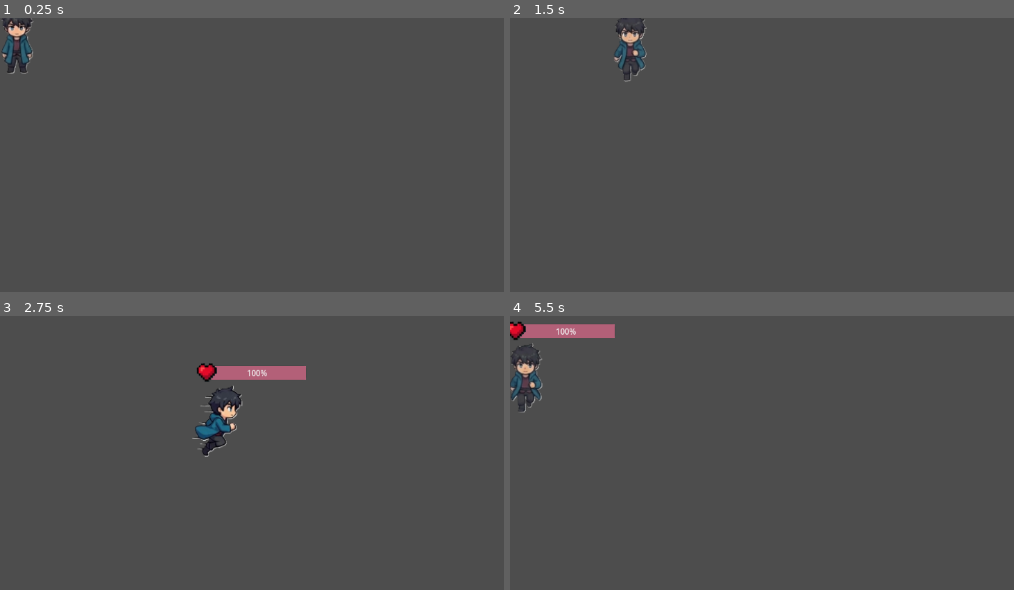
Above: before the commit, frames 1-4 (two rows, left to right).
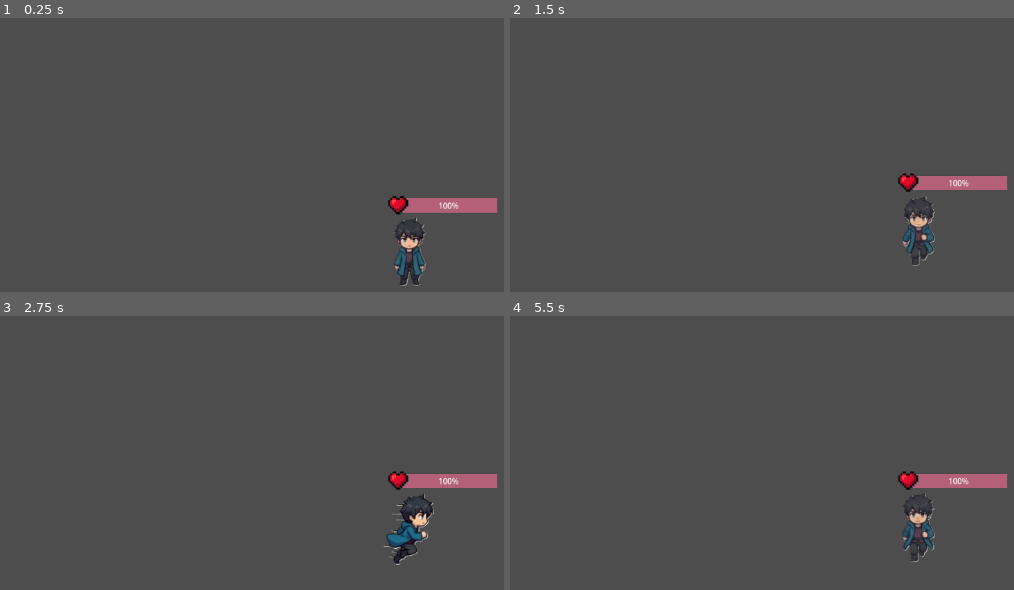
Above: after the commit, the same moments.

Repository: Fiona361123/Survive-till-Last
Game: Godot game, scene res://Character/Player.tscn
Same seed, same stepped clock (60 frames per second), same inputs: the game is played once before the commit and once after it.
Inputs:
- Up to frame 1 (0.25 s): no input
- Up to frame 2 (1.5 s): tap Enter (ui_accept) at 0.5, 0.77 s; hold Right (ui_right) 0.53-1.28 s; hold Down (ui_down) from 1.28 s (still down)
- Up to frame 3 (2.75 s): tap Enter (ui_accept) at 1.52 s; release Down (ui_down) at 2.03 s; hold Right (ui_right) from 2.03 s (still down)
- Up to frame 4 (5.5 s): release Right (ui_right) at 2.78 s; hold Up (ui_up) 2.78-3.53 s; tap Enter (ui_accept) at 3.02, 3.77, 4.52 s; hold Left (ui_left) 3.53-5.03 s; hold Down (ui_down) from 5.03 s (still down)

The runs differ from the first frame. In frame 1, 2.9% of the frame differs, in the area x 0-99%, y 0-98%; in frame 2, 2.6%; in frame 3, 4.4%, in the area x 38-99%, y 17-91%; in frame 4, 3.7%.

Commit message:
add camera and 8n-directional

Diff:
--- a/Character/Player.tscn
+++ b/Character/Player.tscn
@@ -28,6 +28,13 @@
 [ext_resource type="Texture2D" uid="uid://dlcr3rewg3asx" path="res://Character/Character Icon/run_up/Screenshot 2026-07-22 140902.png" id="17_62dke"]
 [ext_resource type="Texture2D" uid="uid://d80e2e1rhuxb" path="res://Character/Character Icon/run_down/Screenshot 2026-07-22 141312.png" id="17_ctys4"]
 [ext_resource type="Texture2D" uid="uid://dupicka8uniwp" path="res://Character/Character Icon/run_up/Screenshot 2026-07-22 140601.png" id="18_s8bqw"]
+[ext_resource type="Texture2D" uid="uid://qtoirn605jr0" path="res://Character/Character Icon/run_down_right/Screenshot 2026-07-27 200130.png" id="23_riku8"]
+[ext_resource type="Texture2D" uid="uid://bl4teghdvic0v" path="res://Character/Character Icon/run_down_right/Screenshot 2026-07-27 204934.png" id="24_gk0cx"]
+[ext_resource type="Texture2D" uid="uid://5c2usk82yimh" path="res://Character/Character Icon/run_down_right/Screenshot 2026-07-27 204940.png" id="25_riku8"]
+[ext_resource type="Texture2D" uid="uid://didhy0dsd3wcn" path="res://Character/Character Icon/run_up_right/Screenshot 2026-07-27 192057.png" id="28_lsi8d"]
+[ext_resource type="Texture2D" uid="uid://k6dj003jgiaw" path="res://Character/Character Icon/run_up_right/Screenshot 2026-07-27 192110.png" id="29_7pk00"]
+[ext_resource type="Texture2D" uid="uid://c735ren4un52j" path="res://Character/Character Icon/run_up_right/Screenshot 2026-07-27 192114.png" id="30_cfhnc"]
+[ext_resource type="Texture2D" uid="uid://cdyjbrtv4rjc8" path="res://Character/Character Icon/run_up_right/Screenshot 2026-07-27 192118.png" id="31_gk0cx"]
 
 [sub_resource type="SpriteFrames" id="SpriteFrames_y83ax"]
 animations = [{
@@ -175,6 +182,44 @@
 }, {
 "frames": [{
 "duration": 0.1,
+"texture": ExtResource("23_riku8")
+}, {
+"duration": 1.0,
+"texture": ExtResource("24_gk0cx")
+}, {
+"duration": 1.0,
+"texture": ExtResource("25_riku8")
+}, {
+"duration": 1.0,
+"texture": ExtResource("24_gk0cx")
+}, {
+"duration": 1.0,
+"texture": ExtResource("25_riku8")
+}, {
+"duration": 1.0,
+"texture": ExtResource("24_gk0cx")
+}, {
+"duration": 1.0,
+"texture": ExtResource("25_riku8")
+}, {
+"duration": 1.0,
+"texture": ExtResource("24_gk0cx")
+}, {
+"duration": 1.0,
+"texture": ExtResource("25_riku8")
+}, {
+"duration": 1.0,
+"texture": ExtResource("24_gk0cx")
+}, {
+"duration": 1.0,
+"texture": ExtResource("25_riku8")
+}],
+"loop": true,
+"name": &"run_down_right",
+"speed": 5.0
+}, {
+"frames": [{
+"duration": 0.1,
 "texture": ExtResource("14_i15ld")
 }, {
 "duration": 1.0,
@@ -191,6 +236,77 @@
 }],
 "loop": true,
 "name": &"run_up",
+"speed": 5.0
+}, {
+"frames": [{
+"duration": 0.1,
+"texture": ExtResource("28_lsi8d")
+}, {
+"duration": 0.1,
+"texture": ExtResource("29_7pk00")
+}, {
+"duration": 1.0,
+"texture": ExtResource("30_cfhnc")
+}, {
+"duration": 1.0,
+"texture": ExtResource("31_gk0cx")
+}, {
+"duration": 1.0,
+"texture": ExtResource("30_cfhnc")
+}, {
+"duration": 1.0,
+"texture": ExtResource("31_gk0cx")
+}, {
+"duration": 1.0,
+"texture": ExtResource("30_cfhnc")
+}, {
+"duration": 1.0,
+"texture": ExtResource("31_gk0cx")
+}, {
+"duration": 1.0,
+"texture": ExtResource("30_cfhnc")
+}, {
+"duration": 1.0,
+"texture": ExtResource("31_gk0cx")
+}, {
+"duration": 1.0,
+"texture": ExtResource("30_cfhnc")
+}, {
+"duration": 1.0,
+"texture": ExtResource("31_gk0cx")
+}, {
+"duration": 1.0,
+"texture": ExtResource("30_cfhnc")
+}, {
+"duration": 1.0,
+"texture": ExtResource("31_gk0cx")
+}, {
+"duration": 1.0,
+"texture": ExtResource("30_cfhnc")
+}, {
+"duration": 1.0,
+"texture": ExtResource("31_gk0cx")
+}, {
+"duration": 1.0,
+"texture": ExtResource("30_cfhnc")
+}, {
+"duration": 1.0,
+"texture": ExtResource("31_gk0cx")
+}, {
+"duration": 1.0,
+"texture": ExtResource("30_cfhnc")
+}, {
+"duration": 1.0,
+"texture": ExtResource("30_cfhnc")
+}, {
+"duration": 1.0,
+"texture": ExtResource("30_cfhnc")
+}, {
+"duration": 1.0,
+"texture": ExtResource("31_gk0cx")
+}],
+"loop": true,
+"name": &"run_up_right",
 "speed": 5.0
 }]
 
@@ -209,9 +325,9 @@
 position = Vector2(21.795774, 32.589016)
 scale = Vector2(1.028672, 1.0332345)
 sprite_frames = SubResource("SpriteFrames_y83ax")
-animation = &"jump_down"
-frame = 1
-frame_progress = 0.49580714
+animation = &"run_down_right"
+frame = 5
+frame_progress = 0.35769925
 
 [node name="HealthBarAnchor" type="Node2D" parent="AnimatedSprite2D" unique_id=311529649]
 position = Vector2(-11.147342, -15.006535)
@@ -245,3 +361,6 @@
 [node name="CollisionShape2D" type="CollisionShape2D" parent="." unique_id=503808022]
 position = Vector2(17.25, 23.75)
 shape = SubResource("RectangleShape2D_ly6k5")
+
+[node name="Camera2D" type="Camera2D" parent="." unique_id=2054210706]
+position = Vector2(10, 18)
--- a/Character/player.gd
+++ b/Character/player.gd
@@ -8,13 +8,13 @@
 @export var speed: float = 200.0
 
 # --- JUMP VISUAL SETTINGS ---
-@export var jump_height: float = 100.0
+@export var jump_height: float = 120.0
 @export var jump_speed: float = 3.0
 var is_jumping: bool = false
 var jump_time: float = 0.0
 
-# Store last movement direction so sprite faces the right direction when stopped
-var last_input_vector: Vector2 = Vector2.DOWN
+# Track last faced direction (defaults to Down / Front)
+var last_direction: Vector2 = Vector2.DOWN
 
 # --- HEALTH STATS ---
 @export var max_hp: int = 100
@@ -34,122 +34,149 @@
 	if current_hp <= 0:
 		return
 
-	# 1. Read 8-Directional Input
+	# 1. Read Movement Input
 	var input_vector := Input.get_vector("ui_left", "ui_right", "ui_up", "ui_down")
 
 	if input_vector != Vector2.ZERO:
 		velocity = input_vector.normalized() * speed
-		last_input_vector = input_vector
+		# Store precise normalized direction
+		last_direction = input_vector.normalized()
 	else:
 		velocity = Vector2.ZERO
 
-	# 2. Trigger Jump
+	# 2. Handle Spacebar Jump
 	if Input.is_action_just_pressed("ui_accept") and not is_jumping:
 		is_jumping = true
 		jump_time = 0.0
 
-	# 3. Handle Jump Arc
 	handle_jump(delta)
 
-	# 4. Update Animations
-	update_8way_animation(input_vector)
-
-	# 5. Move
+	# 3. Update Animations
+	if is_jumping:
+		play_jump_animation()
+	else:
+		update_animation(input_vector)
+
+	# 4. Move
 	move_and_slide()
 
+# --- JUMP ANIMATION CONTROLLER ---
+func play_jump_animation() -> void:
+	sprite.flip_h = (last_direction.x < 0)
+
+	# If facing UP (or UP-LEFT / UP-RIGHT), play back jump animation if available
+	if last_direction.y < -0.35 and sprite.sprite_frames.has_animation("jump_up"):
+		sprite.play("jump_up")
+	# If facing DOWN, play front jump animation if available
+	elif last_direction.y > 0.35 and sprite.sprite_frames.has_animation("jump_down"):
+		sprite.play("jump_down")
+	# Fallback to default jump animation
+	elif sprite.sprite_frames.has_animation("jump"):
+		sprite.play("jump")
+
 # --- ANIMATION CONTROLLER ---
-func update_8way_animation(input_vec: Vector2) -> void:
-	var active_vec := input_vec if input_vec != Vector2.ZERO else last_input_vector
-
-	# =========================================================================
-	# 1. JUMP STATE (DIRECTION-AWARE)
-	# =========================================================================
-	if is_jumping:
-		sprite.flip_h = false
-
-		# A. JUMPING UP (Back View)
-		if active_vec.y < 0 and abs(active_vec.y) >= abs(active_vec.x):
-			if sprite.sprite_frames.has_animation("jump_up"):
-				sprite.play("jump_up")
-			elif sprite.sprite_frames.has_animation("run_up"):
-				sprite.play("run_up")
-			else:
-				sprite.play("default")
-
-		# B. JUMPING DOWN (Front View Facing You)
-		elif active_vec.y > 0 and abs(active_vec.y) >= abs(active_vec.x):
-			if sprite.sprite_frames.has_animation("jump_down"):
-				sprite.play("jump_down")
-			elif sprite.sprite_frames.has_animation("jump"):
-				sprite.play("jump")
-			elif sprite.sprite_frames.has_animation("run_down"):
-				sprite.play("run_down")
-			else:
-				sprite.play("default")
-
-		# C. JUMPING LEFT / RIGHT (Side View with horizontal flip)
-		else:
-			if sprite.sprite_frames.has_animation("jump"):
-				sprite.play("jump")
-				sprite.flip_h = (active_vec.x < 0)
-			elif sprite.sprite_frames.has_animation("jump_down"):
-				sprite.play("jump_down")
-				sprite.flip_h = (active_vec.x < 0)
-			else:
-				sprite.play("default")
-				sprite.flip_h = (active_vec.x < 0)
-
-		return # Stops execution so running animations don't override the jump pose!
-
-	# =========================================================================
-	# 2. GROUNDED / RUNNING STATE
-	# =========================================================================
+func update_animation(input_vec: Vector2) -> void:
+	# Use active input if moving; use last_direction when stopped!
+	var active := input_vec if input_vec != Vector2.ZERO else last_direction
+
+	# PRECISE DIRECTION SNAP: Converts floats strictly into -1, 0, or 1
+	var dir_x: int = 0
+	var dir_y: int = 0
+
+	if active.x > 0.35: dir_x = 1
+	elif active.x < -0.35: dir_x = -1
+
+	if active.y > 0.35: dir_y = 1
+	elif active.y < -0.35: dir_y = -1
+
+	sprite.flip_h = false
+
+	# 1. Moving / Facing UP-RIGHT (Back-Right)
+	if dir_y < 0 and dir_x > 0:
+		if sprite.sprite_frames.has_animation("run_right_up"):
+			sprite.play("run_right_up")
+		elif sprite.sprite_frames.has_animation("run_up_right"):
+			sprite.play("run_up_right")
+		elif sprite.sprite_frames.has_animation("run_up"):
+			sprite.play("run_up")
+		else:
+			sprite.play("default")
+
+	# 2. Moving / Facing UP-LEFT (Back-Left)
+	elif dir_y < 0 and dir_x < 0:
+		if sprite.sprite_frames.has_animation("run_left_up"):
+			sprite.play("run_left_up")
+		elif sprite.sprite_frames.has_animation("run_up_left"):
+			sprite.play("run_up_left")
+		elif sprite.sprite_frames.has_animation("run_right_up"):
+			sprite.play("run_right_up")
+			sprite.flip_h = true
+		elif sprite.sprite_frames.has_animation("run_up_right"):
+			sprite.play("run_up_right")
+			sprite.flip_h = true
+		elif sprite.sprite_frames.has_animation("run_up"):
+			sprite.play("run_up")
+		else:
+			sprite.play("default")
+
+	# 3. Moving / Facing DOWN-RIGHT (Front-Right)
+	elif dir_y > 0 and dir_x > 0:
+		if sprite.sprite_frames.has_animation("run_right_down"):
+			sprite.play("run_right_down")
+		elif sprite.sprite_frames.has_animation("run_down_right"):
+			sprite.play("run_down_right")
+		elif sprite.sprite_frames.has_animation("run_down"):
+			sprite.play("run_down")
+		else:
+			sprite.play("default")
+
+	# 4. Moving / Facing DOWN-LEFT (Front-Left)
+	elif dir_y > 0 and dir_x < 0:
+		if sprite.sprite_frames.has_animation("run_left_down"):
+			sprite.play("run_left_down")
+		elif sprite.sprite_frames.has_animation("run_down_left"):
+			sprite.play("run_down_left")
+		elif sprite.sprite_frames.has_animation("run_right_down"):
+			sprite.play("run_right_down")
+			sprite.flip_h = true
+		elif sprite.sprite_frames.has_animation("run_down_right"):
+			sprite.play("run_down_right")
+			sprite.flip_h = true
+		elif sprite.sprite_frames.has_animation("run_down"):
+			sprite.play("run_down")
+		else:
+			sprite.play("default")
+
+	# 5. Moving / Facing STRAIGHT UP
+	elif dir_y < 0 and dir_x == 0:
+		if sprite.sprite_frames.has_animation("run_up"):
+			sprite.play("run_up")
+		else:
+			sprite.play("default")
+
+	# 6. Moving / Facing STRAIGHT DOWN
+	elif dir_y > 0 and dir_x == 0:
+		if sprite.sprite_frames.has_animation("run_down"):
+			sprite.play("run_down")
+		else:
+			sprite.play("default")
+
+	# 7. Moving / Facing STRAIGHT LEFT / RIGHT
+	else:
+		if dir_x < 0 and sprite.sprite_frames.has_animation("run_left"):
+			sprite.play("run_left")
+		elif sprite.sprite_frames.has_animation("run_right"):
+			sprite.play("run_right")
+			sprite.flip_h = (dir_x < 0)
+		else:
+			sprite.play("default")
+			sprite.flip_h = (dir_x < 0)
+
+	# WHEN STOPPED: Pause frame animation AFTER applying the correct direction!
 	if input_vec == Vector2.ZERO:
 		sprite.stop()
 
-	sprite.flip_h = false
-	var angle := rad_to_deg(active_vec.angle())
-
-	# 8-Directional Clips
-	if sprite.sprite_frames.has_animation("run_down_right"):
-		if angle >= -22.5 and angle < 22.5:
-			sprite.play("run_right")
-		elif angle >= 22.5 and angle < 67.5:
-			sprite.play("run_down_right")
-		elif angle >= 67.5 and angle < 112.5:
-			sprite.play("run_down")
-		elif angle >= 112.5 and angle < 157.5:
-			sprite.play("run_down_left")
-		elif angle >= 157.5 or angle < -157.5:
-			sprite.play("run_left")
-		elif angle >= -157.5 and angle < -112.5:
-			sprite.play("run_up_left")
-		elif angle >= -112.5 and angle < -67.5:
-			sprite.play("run_up")
-		elif angle >= -67.5 and angle < -22.5:
-			sprite.play("run_up_right")
-
-	# Fallback: 4-Directional Setup
-	else:
-		if active_vec.y < 0 and abs(active_vec.y) >= abs(active_vec.x):
-			if sprite.sprite_frames.has_animation("run_up"):
-				sprite.play("run_up")
-			else:
-				sprite.play("default")
-		elif active_vec.y > 0 and abs(active_vec.y) >= abs(active_vec.x):
-			if sprite.sprite_frames.has_animation("run_down"):
-				sprite.play("run_down")
-			else:
-				sprite.play("default")
-		else:
-			if sprite.sprite_frames.has_animation("run_right"):
-				sprite.play("run_right")
-				sprite.flip_h = (active_vec.x < 0)
-			else:
-				sprite.play("default")
-				sprite.flip_h = (active_vec.x < 0)
-
-# --- VISUAL JUMP HOP ARC ---
+# --- JUMP VISUAL HOP ---
 func handle_jump(delta: float) -> void:
 	if is_jumping:
 		jump_time += delta * jump_speed
Binary file added: Character/Character Icon/run_down_right/Screenshot 2026-07-27 200130.png
Not shown, added: Character/Character Icon/run_down_right/Screenshot 2026-07-27 200130.png.import
Binary file added: Character/Character Icon/run_down_right/Screenshot 2026-07-27 204934.png
Not shown, added: Character/Character Icon/run_down_right/Screenshot 2026-07-27 204934.png.import
Binary file added: Character/Character Icon/run_down_right/Screenshot 2026-07-27 204940.png
Not shown, added: Character/Character Icon/run_down_right/Screenshot 2026-07-27 204940.png.import
Binary file added: Character/Character Icon/run_up_right/Screenshot 2026-07-27 192057.png
Not shown, added: Character/Character Icon/run_up_right/Screenshot 2026-07-27 192057.png.import
Binary file added: Character/Character Icon/run_up_right/Screenshot 2026-07-27 192110.png
Not shown, added: Character/Character Icon/run_up_right/Screenshot 2026-07-27 192110.png.import
Binary file added: Character/Character Icon/run_up_right/Screenshot 2026-07-27 192114.png
Not shown, added: Character/Character Icon/run_up_right/Screenshot 2026-07-27 192114.png.import
(and 4 more such lines)
